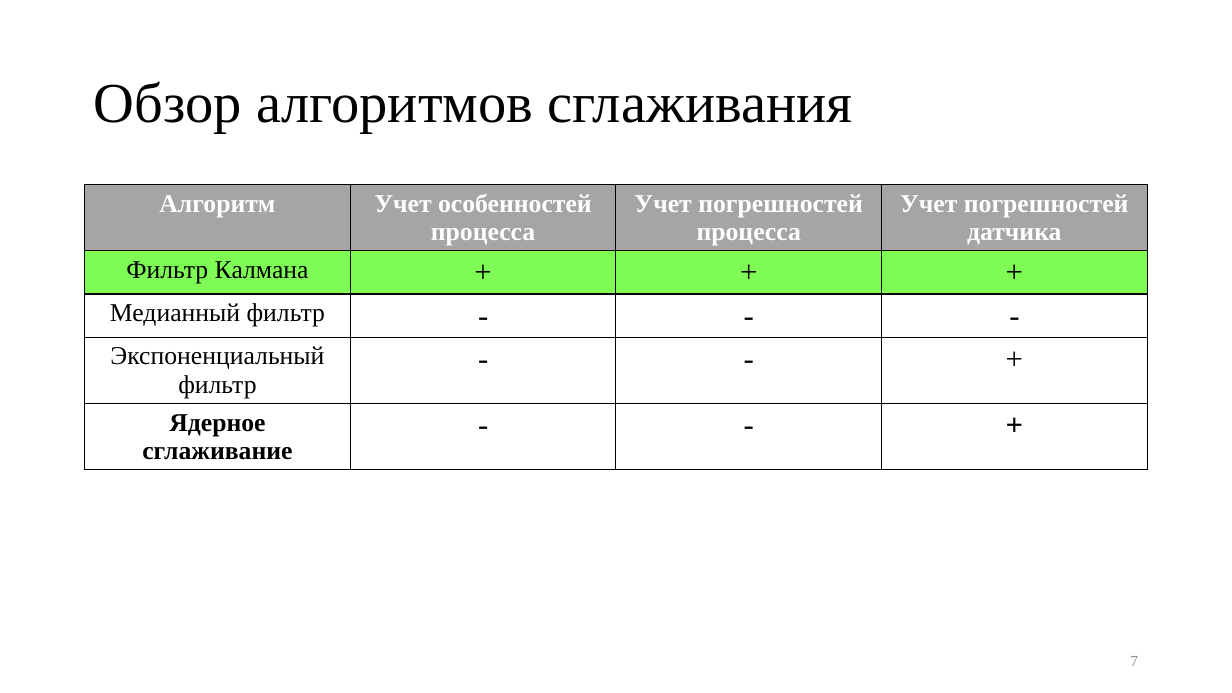
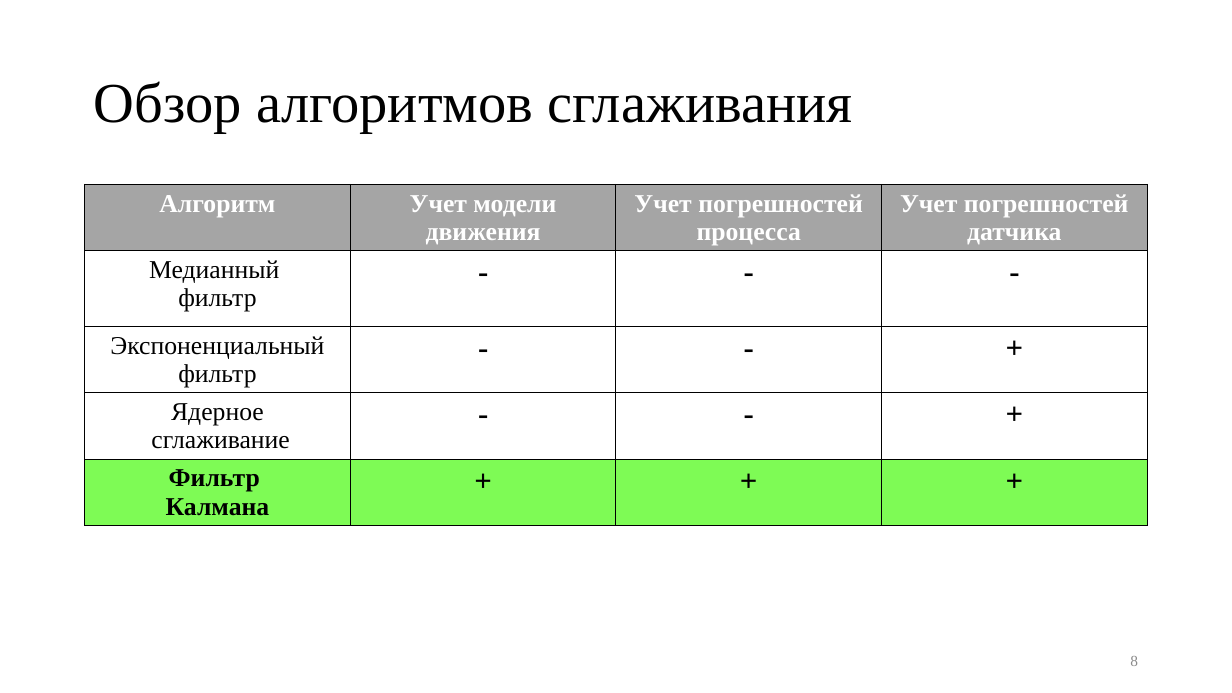
Before and after one commit to kaedvann/TrackFilter, a slide deck: slide 8 of docs/thesis/thesis.pptx (slide 7 before the commit). Drawn at 1232x693 pixels with LibreOffice and Linux fonts; fonts in the diff are those of the drawing. Boxes give left, top, right and bottom in pixels: in the first picture for what was removed or moved away, otherwise in the second. Text is boxed around its words. In the diff, an @@ line names an element or a change of style, - is before the commit and + after.

```diff
--- a/docs/thesis/thesis.pptx
+++ b/docs/thesis/thesis.pptx
@@ table at [85,185,1150,544] @@
-row 1: Алгоритм | Учет особенностей процесса | Учет погрешностей процесса | Учет погрешностей датчика
-row 2: Фильтр Калмана | + | + | +
-row 3: Медианный фильтр | - | - | -
+row 1: Алгоритм | Учет модели / движения | Учет погрешностей процесса | Учет погрешностей датчика
+row 2: Медианный / фильтр | - | - | -
-row 5: Ядерное сглаживание | - | - | +
+row 4: Ядерное / сглаживание | - | - | +
+row 5: Фильтр / Калмана | + | + | +
@@ fill #7EFB55 to #FFFFFF in row 2 @@
@@ fill #FFFFFF to #7EFB55 in row 5 @@
@@ bold on in "-", "-", "-", "-" and 2 more places @@
@@ page number at [1130,656,1138,666]: text changed @@
-7
+8
```
Also in this commit, not shown: 4 other slides changed, 2 slides added, 1 slide removed, 5 other files.
